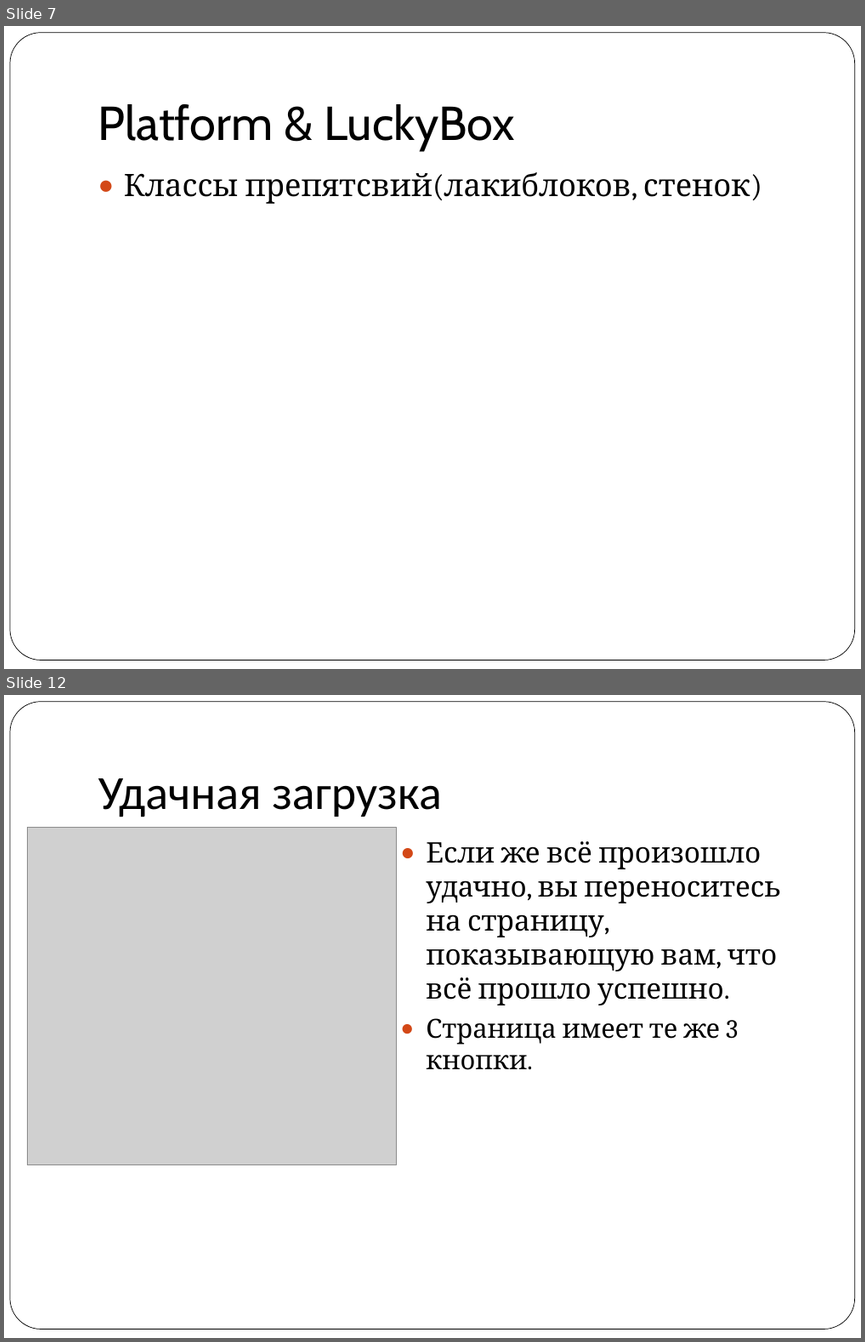
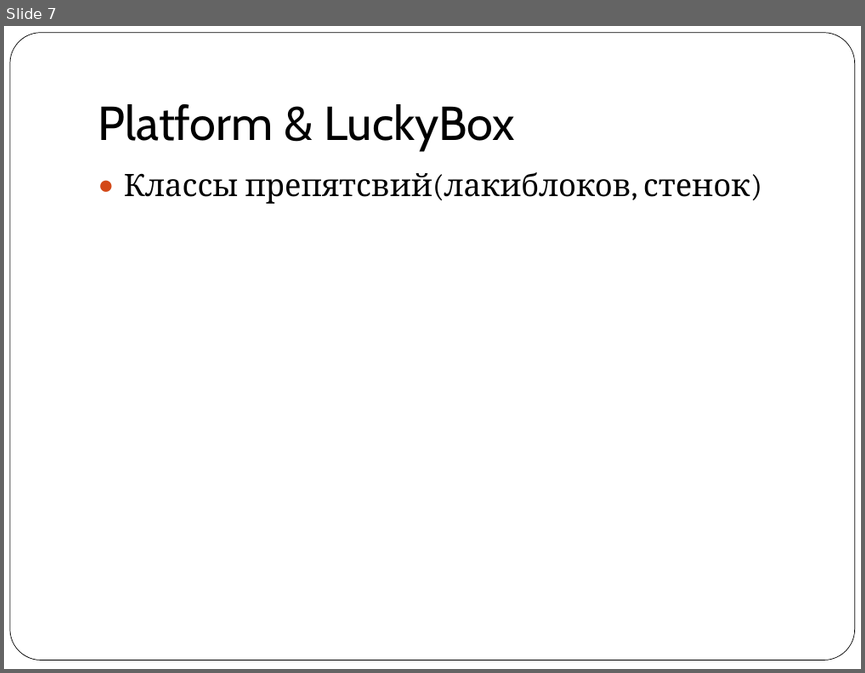
Before and after one commit to vitaly06/SuperMario, a slide deck: piton.ppt. Shown one above the other, each under a label of ours: slides 7 and 12 before the commit, slide 7 after it; the slides between them are not shown. The pictures are 865x1342 and 865x673 pixels, drawn with LibreOffice and Linux fonts; fonts in the diff are those of the drawing; grey boxes stand for pictures. Boxes give left, top, right and bottom in pixels: in the first picture for what was removed or moved away, otherwise in the second. Text is boxed around its words. In the diff, an @@ line names an element or a change of style, - is before the commit and + after.

```diff
--- a/piton.ppt
+++ b/piton.ppt
@@ slide 12 removed at <box>4,695,861,1338</box>, background #FFFFFF; not listed: 1 template element that a slide beside it also shows @@
@@ title removed at <box>98,778,442,817</box> @@
-Удачная загрузка
@@ picture removed at <box>27,828,397,1165</box> @@
@@ text removed at <box>426,841,781,1070</box> @@
-● Если же всё произошло удачно, вы переноситесь на страницу, показывающую вам, что всё прошло успешно.
-● Страница имеет те же 3 кнопки.
```
Also in this commit, not shown: 2 slides changed, 4 slides added, 7 other slides removed, 9 other files.
